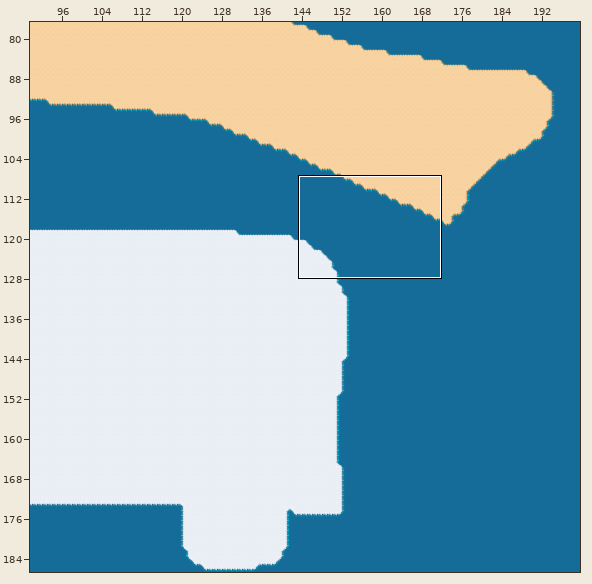
Tiled map (JSON), stored at Elvernes forbandelse/ElvenCurse.Core/Maps/05.json. The picture above shows the old version from afar; the outline marks the close-up.
Close-up. Before:
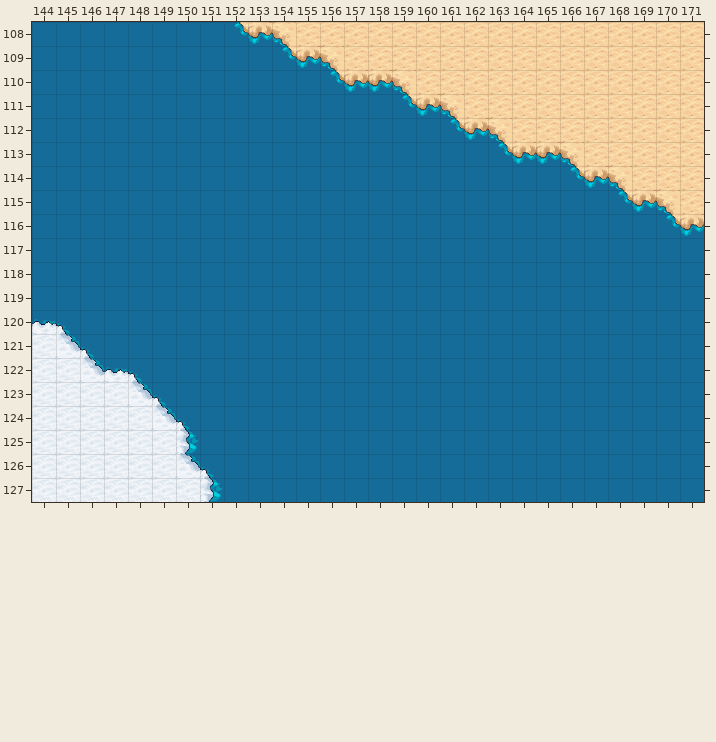
Cells are 32x32 px. Shown: x 144..171, y 108..127. The commit also changed other parts of the map, which this record leaves out.
Once edited:
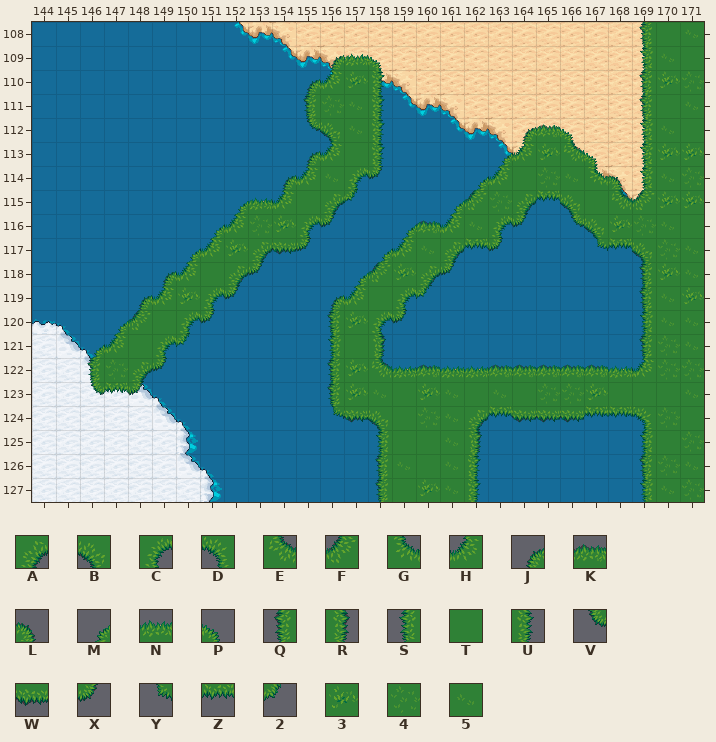
Key: from "Terrain": A 193, B 194, C 196, D 197, E 225, F 226, G 228, H 229, J 256, K 257, L 258, M 259, N 260, P 261, Q 288, R 290, S 291, T 292, U 293, V 320, W 321, X 322, Y 323, Z 324, 2 325, 3 352, 4 353, 5 354.
_ is an empty cell.
Difference:
{"where": "layer \"Tile Layer 6\""}
{"y":108,"x":169,"old":"___","new":"QT5"}
{"y":109,"x":156,"old":"___","new":"JNP"}
{"y":109,"x":169,"old":"___","new":"S5T"}
{"y":110,"x":155,"old":"____","new":"JH3U"}
{"y":110,"x":169,"old":"___","new":"Q34"}
{"y":111,"x":155,"old":"____","new":"Q45U"}
{"y":111,"x":169,"old":"___","new":"QT5"}
{"y":112,"x":155,"old":"____","new":"VB5U"}
{"y":112,"x":164,"old":"___","new":"JKP"}
{"y":112,"x":169,"old":"___","new":"S5T"}
{"y":113,"x":155,"old":"____","new":"JHTU"}
{"y":113,"x":163,"old":"_____","new":"MH3EP"}
{"y":113,"x":169,"old":"___","new":"S33"}
{"y":114,"x":154,"old":"_____","new":"JH5CX"}
{"y":114,"x":162,"old":"__________","new":"MHT45GLS54"}
{"y":115,"x":152,"old":"______","new":"MNHTA2"}
{"y":115,"x":161,"old":"___________","new":"MF4AZBTEF33"}
{"y":116,"x":151,"old":"______","new":"MH43CX"}
{"y":116,"x":159,"old":"______","new":"MKH5CX"}
{"y":116,"x":166,"old":"______","new":"VB345T"}
{"y":117,"x":150,"old":"______","new":"MH3AWX"}
{"y":117,"x":158,"old":"______","new":"MH5AZX"}
{"y":117,"x":167,"old":"_____","new":"YZB45"}
{"y":118,"x":149,"old":"_____","new":"JHTAX"}
{"y":118,"x":157,"old":"_____","new":"MF3AX"}
{"y":118,"x":169,"old":"___","new":"Q35"}
{"y":119,"x":148,"old":"_____","new":"JH3CX"}
{"y":119,"x":156,"old":"_____","new":"JHTC2"}
{"y":119,"x":169,"old":"___","new":"Q53"}
{"y":120,"x":147,"old":"_____","new":"MFTCX"}
{"y":120,"x":156,"old":"____","new":"Q3CX"}
{"y":120,"x":169,"old":"___","new":"S55"}
{"y":121,"x":146,"old":"_____","new":"MHTC2"}
{"y":121,"x":156,"old":"___","new":"STR"}
{"y":121,"x":169,"old":"___","new":"Q45"}
{"y":122,"x":146,"old":"____","new":"Q4AX"}
{"y":122,"x":156,"old":"________________","new":"Q3ENKNNKKKKKNH44"}
{"y":123,"x":146,"old":"___","new":"VZX"}
{"y":123,"x":156,"old":"________________","new":"Q35T35T5T443TTT5"}
{"y":124,"x":156,"old":"________________","new":"YWBT45AZWWWZZD4T"}
{"y":125,"x":158,"old":"_____","new":"STT5R"}
{"y":125,"x":169,"old":"___","new":"ST4"}
{"y":126,"x":158,"old":"_____","new":"Q5T5U"}
{"y":126,"x":169,"old":"___","new":"Q45"}
{"y":127,"x":158,"old":"_____","new":"QT35U"}
{"y":127,"x":169,"old":"___","new":"S54"}
